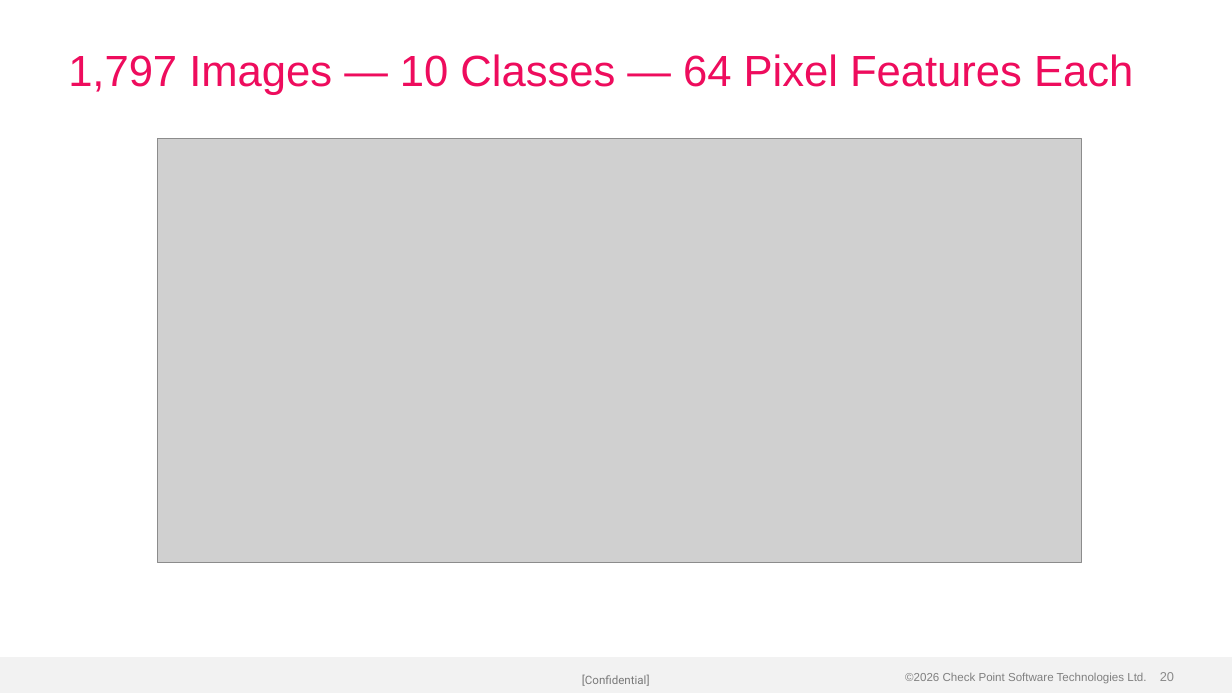
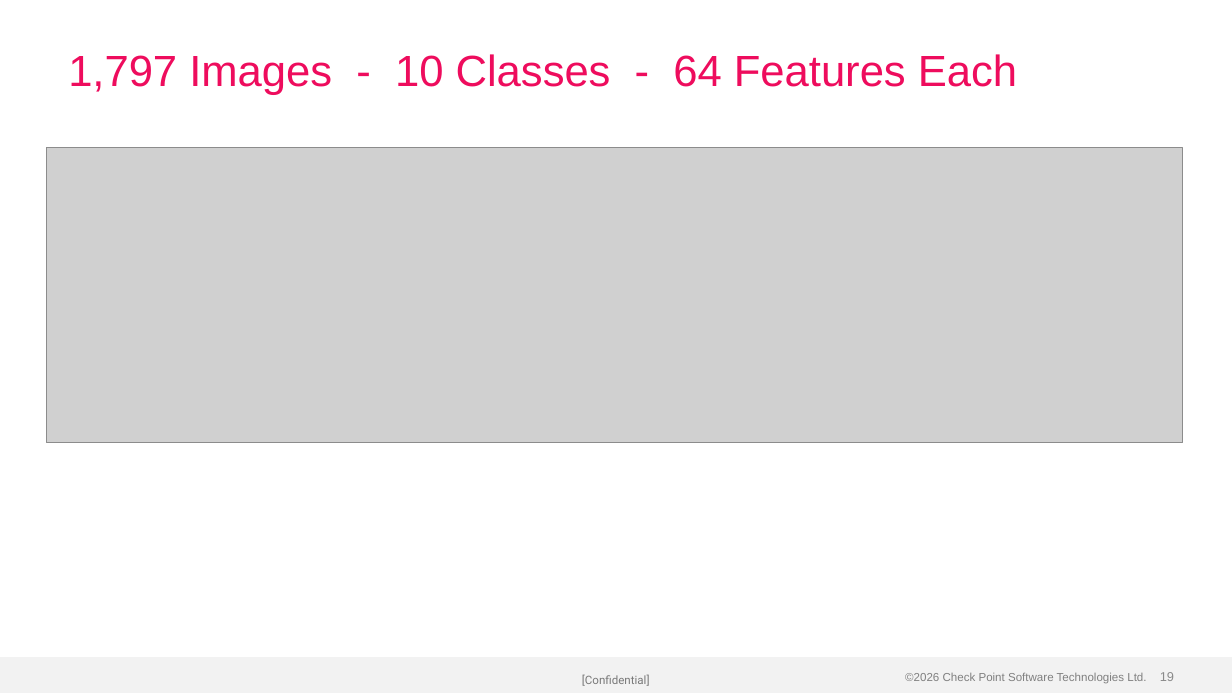
Before and after one commit to alshawwaf/ai-basic-training, a slide deck: slide 19 of stage1_classic_ml/01_what_is_ml/Lecture-1-What-is-ML.pptx (slide 20 before the commit). Drawn at 1232x693 pixels with LibreOffice and Linux fonts; fonts in the diff are those of the drawing; grey boxes stand for pictures; background and template pictures are left out. Boxes give left, top, right and bottom in pixels: in the first picture for what was removed or moved away, otherwise in the second. Text is boxed around its words. In the diff, an @@ line names an element or a change of style, - is before the commit and + after.

Commit message:
Rebuild Lecture 1 with cleaner structure and professional visuals
Reorganised from 9 fragmented sections (32 slides) to 6 focused
sections (28 slides) with a clear narrative arc. Improved image
quality with consistent colour palette, better layout variety,
and tighter content per slide.

```diff
--- a/stage1_classic_ml/01_what_is_ml/Lecture-1-What-is-ML.pptx
+++ b/stage1_classic_ml/01_what_is_ml/Lecture-1-What-is-ML.pptx
@@ title at (68,54,1017,95): text changed @@
-1,797 Images — 10 Classes — 64 Pixel Features Each
+1,797 Images - 10 Classes - 64 Features Each
@@ picture: place and size @@
-picture at (157,139,1081,563)
+picture at (46,148,1183,443)
@@ page number at (1160,672,1174,681): text changed @@
-20
+19
```
Also in this commit, not shown: 20 other slides changed, 4 slides added, 8 slides removed.
